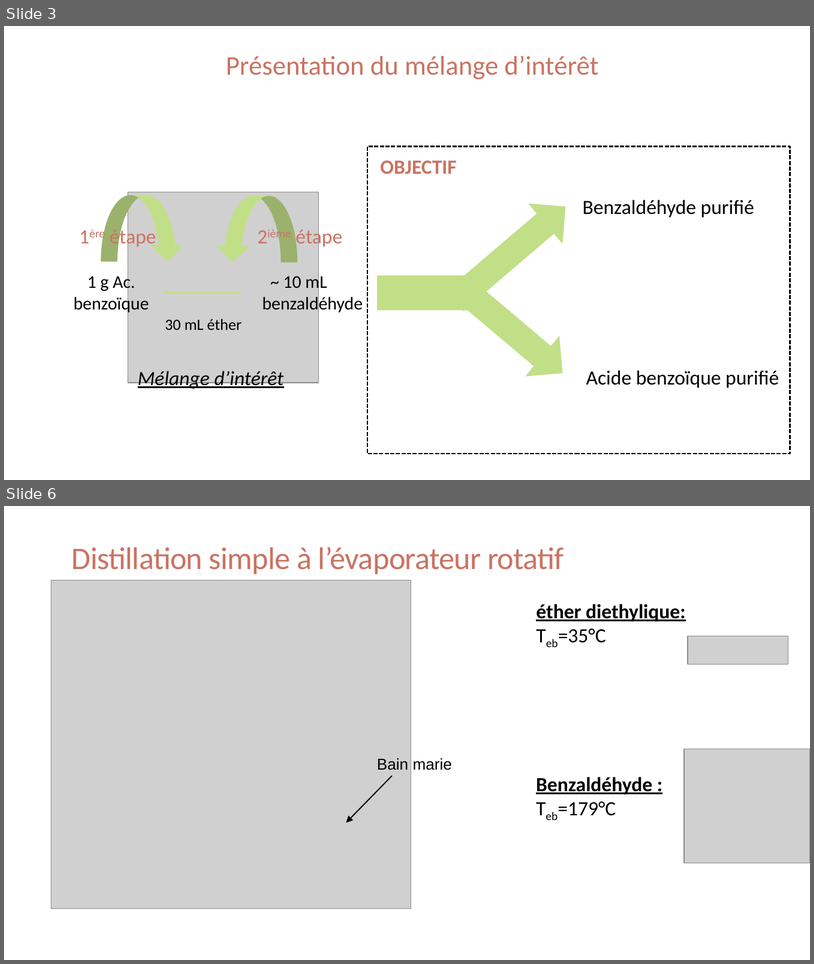
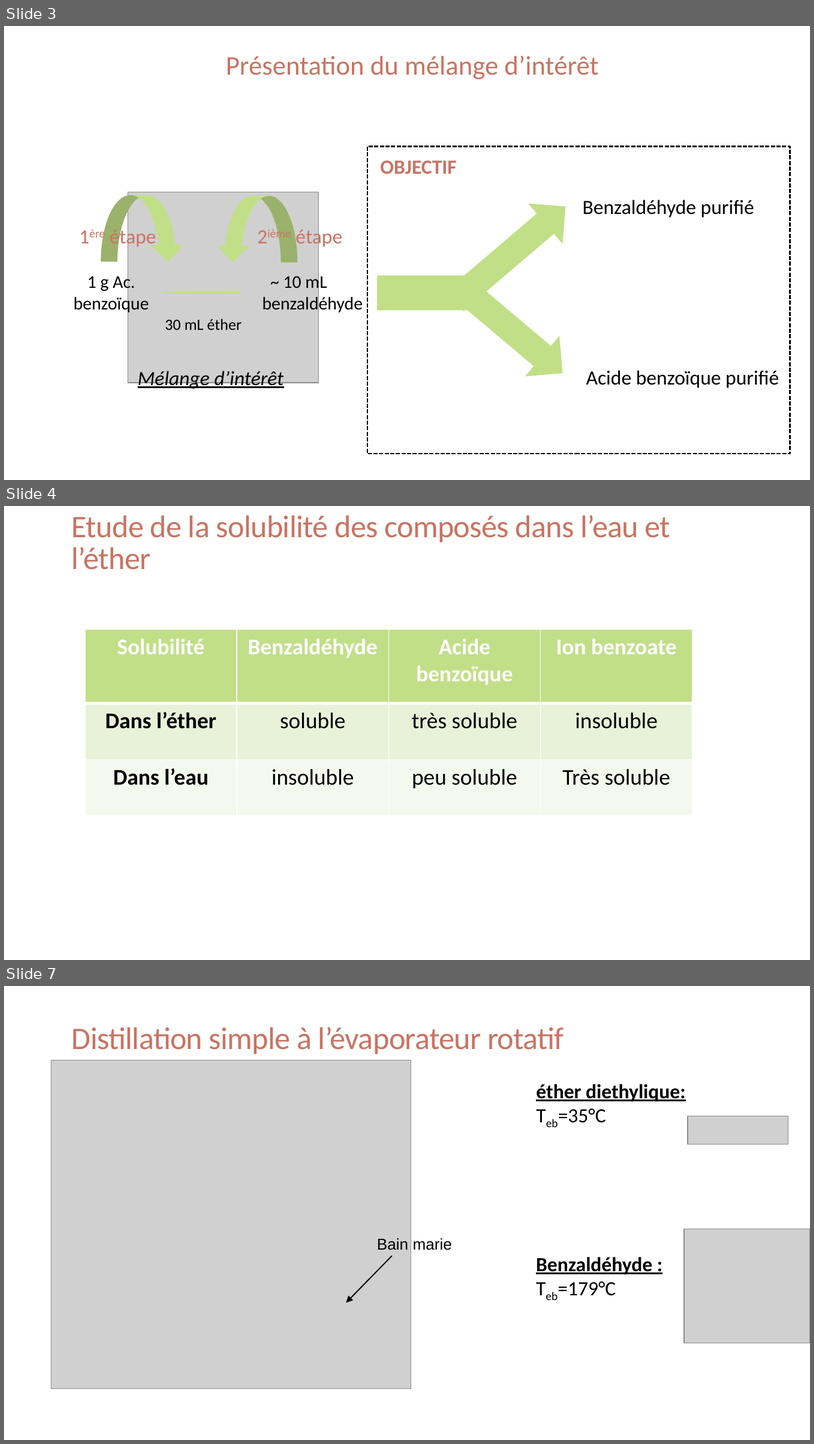
Before and after one commit to ChaponPhys/Agregation, a slide deck: Leçon chimie/LC 1/LC1-Pres-Séparation, purification contrpole de pureté.pptx. Shown one above the other, each under a label of ours: slides 3 and 6 before the commit, slides 3, 4 and 7 after it; the slides between them are not shown. The pictures are 814x964 and 814x1444 pixels, drawn with LibreOffice and Linux fonts; fonts in the diff are those of the drawing; grey boxes stand for pictures. Boxes give left, top, right and bottom in pixels: in the first picture for what was removed or moved away, otherwise in the second. Text is boxed around its words. In the diff, an @@ line names an element or a change of style, - is before the commit and + after.

```diff
--- a/Leçon chimie/LC 1/LC1-Pres-Séparation, purification contrpole de pureté.pptx
+++ b/Leçon chimie/LC 1/LC1-Pres-Séparation, purification contrpole de pureté.pptx
@@ slide 4 added at (4, 506, 810, 960), background #FFFFFF @@
@@ title added at (72, 515, 671, 570), 28 pt, text #CA7362 @@
+Etude de la solubilité des composés dans l’eau et l’éther
@@ table added at (84, 630, 691, 816), 3 rows, 4 columns @@
+Solubilité | Benzaldéhyde | Acide benzoïque | Ion benzoate
+Dans l’éther | soluble | très soluble | insoluble
+Dans l’eau | insoluble | peu soluble | Très soluble
@@ what was slide 6 is now slide 7 @@
```
Also in this commit, not shown: 5 slides changed, 3 other slides added, 39 other files.
